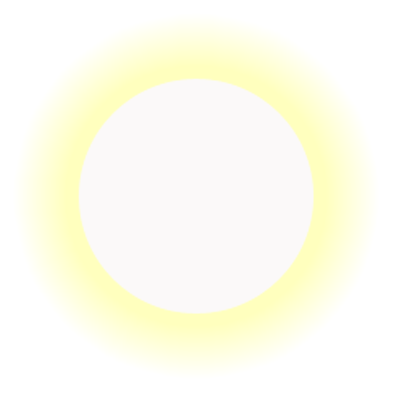
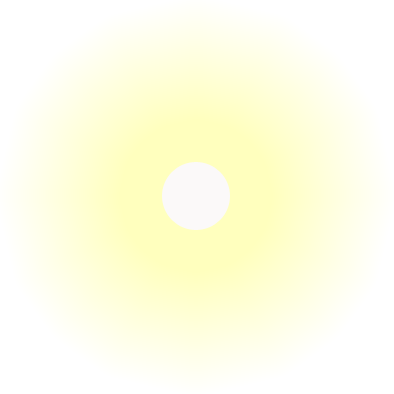
Layer changes from the first w=394, h=394 image to the second:
painted on "形状 1", masked it over bbox(78, 78, 314, 314)
